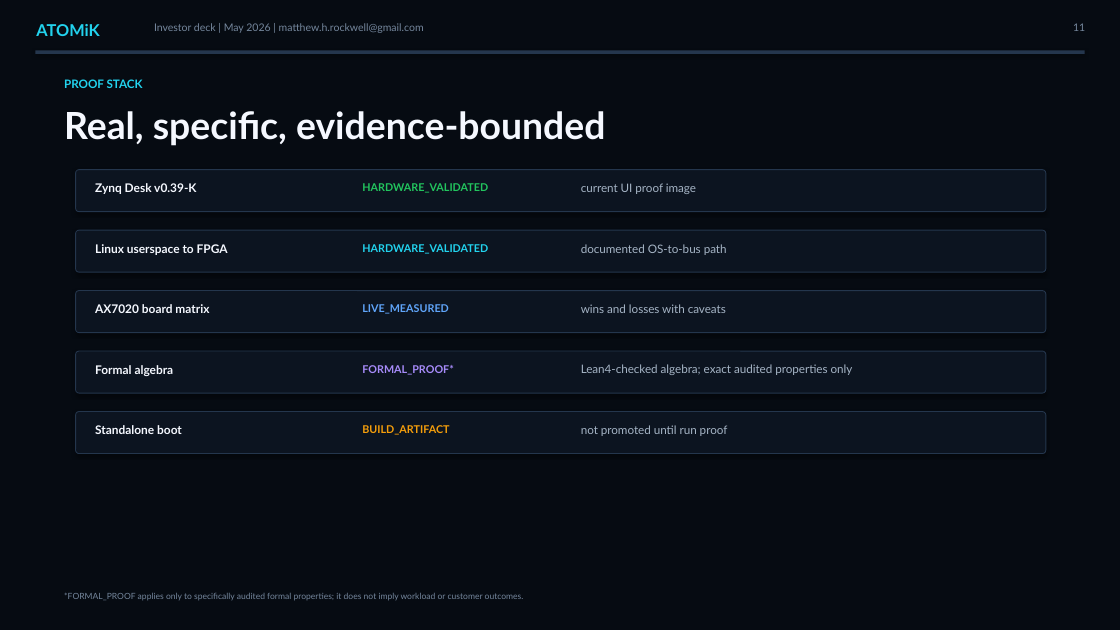
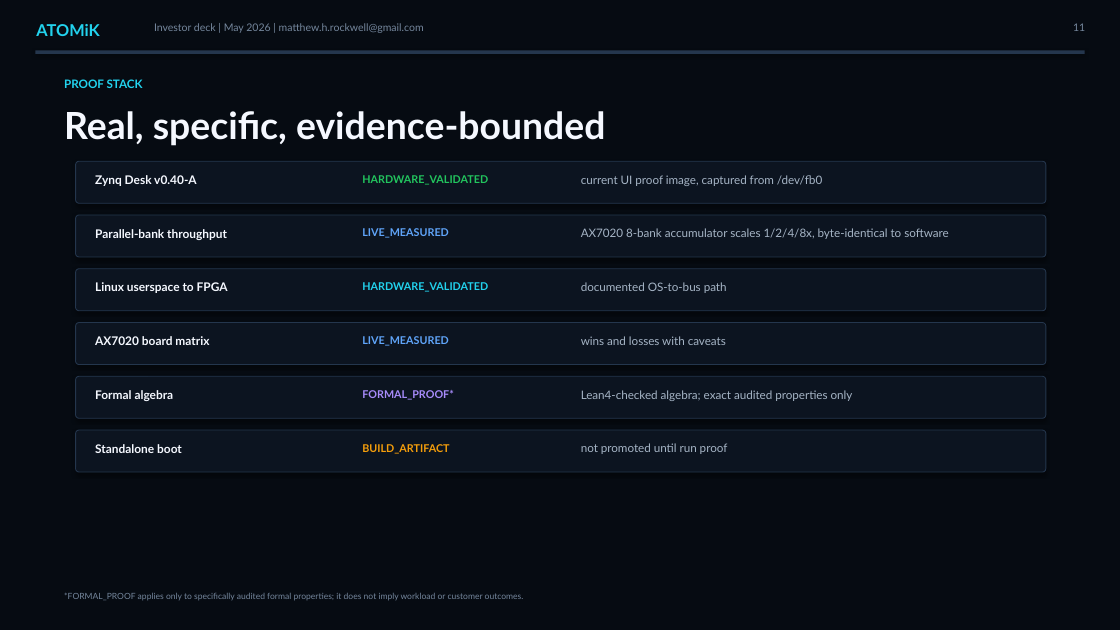
Before and after one commit to MatthewHRockwell/ATOMiK, a slide deck: slide 11 of business/pitch_deck/ATOMiK_Aggie_Angel_Deck.pptx. Drawn at 1120x630 pixels with LibreOffice and Linux fonts; fonts in the diff are those of the drawing. Boxes give left, top, right and bottom in pixels: in the first picture for what was removed or moved away, otherwise in the second. Text is boxed around its words. In the diff, an @@ line names an element or a change of style, - is before the commit and + after.

```diff
--- a/business/pitch_deck/ATOMiK_Aggie_Angel_Deck.pptx
+++ b/business/pitch_deck/ATOMiK_Aggie_Angel_Deck.pptx
@@ rounded rectangle: place and size @@
-rounded rectangle at <box>76,170,1046,212</box>
+rounded rectangle at <box>76,161,1046,203</box>
@@ text at <box>95,175,197,186</box>: text changed @@
-Zynq Desk v0.39-K
+Zynq Desk v0.40-A
@@ text "HARDWARE_VALIDATED": place and size @@
-text "HARDWARE_VALIDATED" at <box>362,183,488,193</box>
+text "HARDWARE_VALIDATED" at <box>362,175,488,185</box>
@@ text at <box>581,175,822,186</box>: text changed @@
-current UI proof image
+current UI proof image, captured from /dev/fb0
@@ rounded rectangle: place and size @@
-rounded rectangle at <box>76,230,1046,272</box>
+rounded rectangle at <box>76,215,1046,257</box>
@@ text added at <box>95,229,227,240</box>, 10.2 pt, text #F5F8FF, bold @@
+Parallel-bank throughput
@@ text added at <box>362,228,449,238</box>, 9.2 pt, text #60A5FA, bold @@
+LIVE_MEASURED
@@ text added at <box>581,228,948,239</box>, 10 pt, text #A5B4C5 @@
+AX7020 8-bank accumulator scales 1/2/4/8x, byte-identical to software
@@ rounded rectangle: place and size @@
-rounded rectangle at <box>76,291,1046,333</box>
+rounded rectangle at <box>76,269,1046,311</box>
@@ 3 texts: place and size @@
-3 texts at <box>95,244,727,255</box>
+3 texts at <box>95,282,727,293</box>
@@ rounded rectangle: place and size @@
-rounded rectangle at <box>76,351,1046,393</box>
+rounded rectangle at <box>76,323,1046,365</box>
@@ 3 texts: place and size @@
-3 texts at <box>95,304,726,314</box>
+3 texts at <box>95,336,726,346</box>
@@ rounded rectangle: place and size @@
-rounded rectangle at <box>76,412,1046,454</box>
+rounded rectangle at <box>76,376,1046,418</box>
@@ 3 texts: place and size @@
-3 texts at <box>95,364,853,376</box>
+3 texts at <box>95,390,853,401</box>
@@ rounded rectangle added at <box>76,430,1046,472</box>, fill #0C1420, outline #24364D 0.75 pt @@
@@ 3 texts: place and size @@
-3 texts at <box>95,425,728,436</box>
+3 texts at <box>95,443,728,454</box>
```
Also in this commit, not shown: 2 other slides changed, 38 other files.
